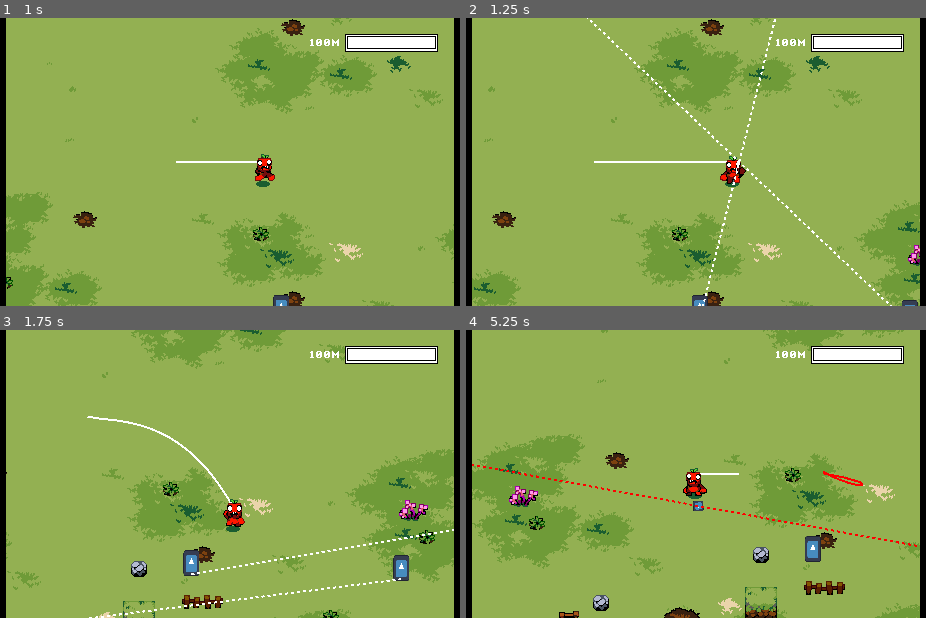
Above: before the commit, frames 1-4 (two rows, left to right).
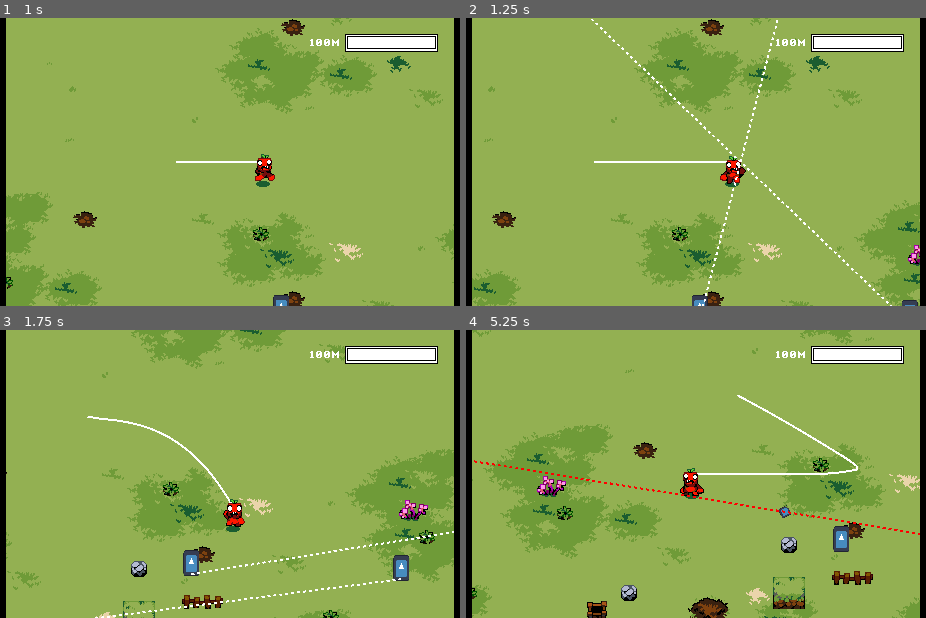
Above: after the commit, the same moments.

Repository: elementary-luke/GMTK2025
Game: Godot game, scene res://scenes/main.tscn
The game is run twice, just before and just after one commit, with the same random seed, the same clock (stepped at 60 frames per second) and the same inputs. The engine's default icon, where the game draws it, is replaced by a stand-in: a white triangle on a blue panel in a dark square.
Inputs:
- Up to frame 1 (1 s): tap Enter at 0.5 s; hold Right (right) from 0.53 s (still down); hold Space (main_action) from 0.53 s (still down)
- Up to frame 2 (1.25 s): keep holding Right (right); keep holding Space (main_action)
- Up to frame 3 (1.75 s): release Right (right) at 1.28 s; release Space (main_action) at 1.28 s; hold Down (down) from 1.28 s (still down); tap Space (main_action) at 1.35 s
- Up to frame 4 (5.25 s): release Down (down) at 2.03 s; hold Right (right) 2.03-2.78 s; hold Space (main_action) 2.03-2.78 s; hold Up (up) 2.78-3.53 s; tap Space (main_action) at 2.85, 4.35 s; hold Space (main_action) 3.53-4.28 s; hold Left (left) 3.53-5.03 s; hold Down (down) from 5.03 s (still down); hold Space (main_action) from 5.03 s (still down)

Frame 1 is identical in both runs. In frame 2, 0.6% of the frame differs, in the area x 26-91%, y 0-99%; in frame 3, 0.3%; in frame 4, 19%, in the area x 1-99%, y 0-100%.

Commit message:
blaster line blink

Diff:
--- a/rope.gd
+++ b/rope.gd
@@ -9,10 +9,6 @@
 func _ready() -> void:
 	Global.Rope = self
 	$Line.texture_mode = Line2D.LINE_TEXTURE_TILE
-	#for i in range(0, start_nsegments):
-			#var inst = Segment.new()
-			#inst.initialise(Vector2(0.0, 0.0))
-			#segments.insert(0, inst)
 
 func max_length():
 	return seg_len * segments.size()
@@ -84,8 +80,6 @@
 			apply_smoothing_constraints()
 			resolve_collisions()
 
-	#if (segments[-1].pos - $Player.global_position).length() > seg_len:
-		#add_segment()
 	resolve_collisions()
 
 func resolve_collisions():
--- a/scripts/blaster.gd
+++ b/scripts/blaster.gd
@@ -24,7 +24,7 @@
 		var show_pos = focus_point + (focus_point - global_position).normalized() * 3000.0
 
 		$Line2D.global_position = Vector2(0.0, 0.0)
-		$Line2D.points = [global_position, lerp($Line2D.points[1], show_pos, 0.8)]
+		$Line2D.points = [global_position, lerp($Line2D.points[1], show_pos, 0.9)]
 
 func _on_charge_up_timer_timeout() -> void:
 	$Line2D.default_color = Color(1.0, 0.0, 0.0)
@@ -35,7 +35,14 @@
 	$Line2D.global_position = Vector2(0.0, 0.0)
 	$Line2D.points = [global_position, show_pos]
 
-	await get_tree().create_timer(warning_time).timeout
+	await get_tree().create_timer(warning_time / 4.0).timeout
+	$Line2D.hide()
+	await get_tree().create_timer(warning_time / 4.0).timeout
+	$Line2D.show()
+	await get_tree().create_timer(warning_time / 4.0).timeout
+	$Line2D.hide()
+	await get_tree().create_timer(warning_time / 4.0).timeout
+	$Line2D.show()
 
 	var inst = bullet.instantiate()
 	inst.position = global_position
